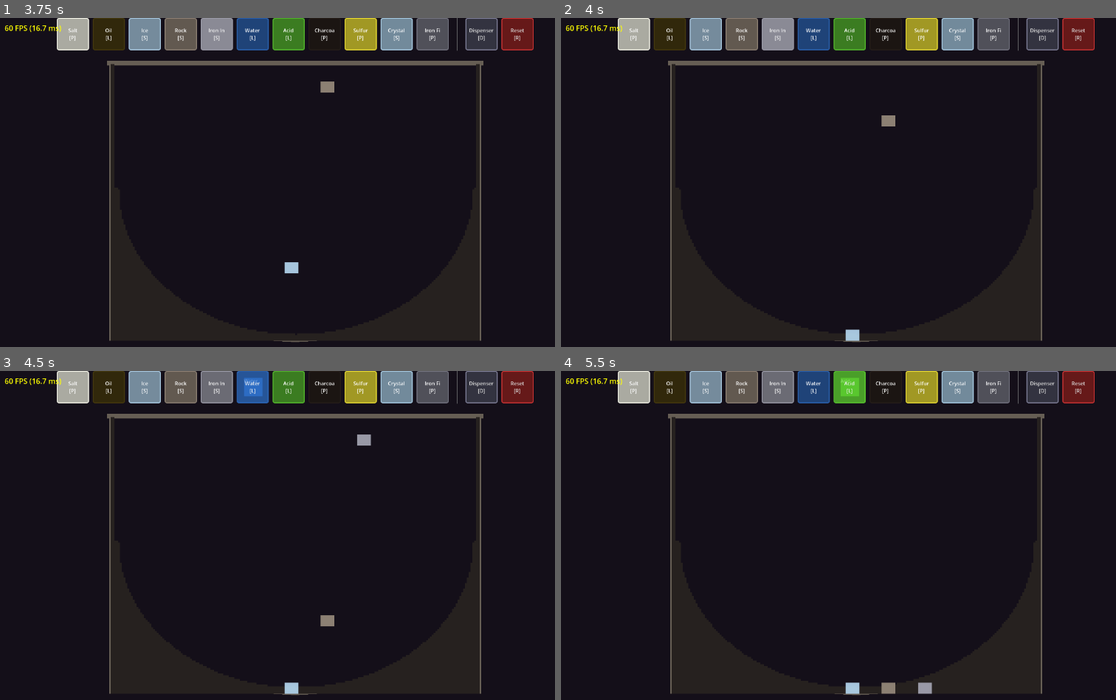
Above: before the commit, frames 1-4 (two rows, left to right).
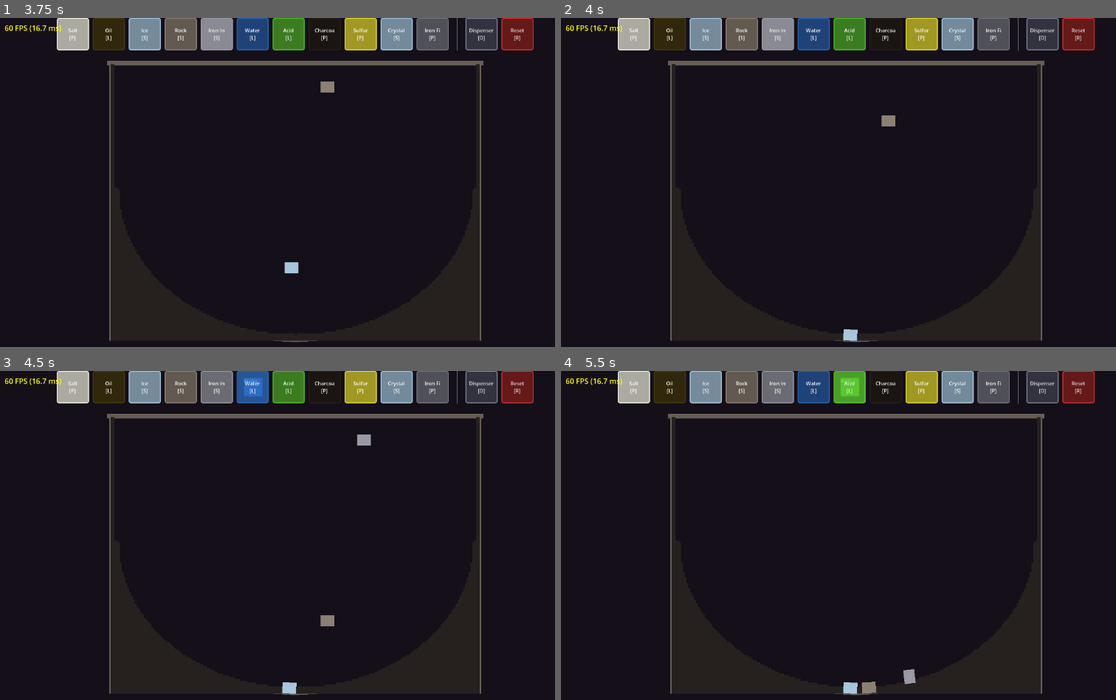
Above: after the commit, the same moments.

Repository: zholobov/alchemy-proto
Game: Godot game, scene res://src/main.tscn
Two runs of this game, one before a commit and one after it. Both use one fixed random seed, a clock stepped at 60 frames per second and the inputs below.
Inputs:
- Up to frame 1 (3.75 s): click "Salt [P]" at 0.5 s; click "Oil [L]" at 1.25 s; click "Ice [S]" at 2 s; click "Rock [S]" at 2.75 s; click "Iron In [S]" at 3.5 s
- Up to frame 2 (4 s): no input
- Up to frame 3 (4.5 s): click "Water [L]" at 4.25 s
- Up to frame 4 (5.5 s): click "Acid [L]" at 5 s

Frame 1 is identical in both runs. In frame 2, less than 0.1% of the frame differs, in the area x 50-54%, y 94-99%; in frame 3, less than 0.1%; in frame 4, 0.4%, in the area x 50-67%, y 90-99%.
Error in both runs: Cannot call method 'buffer_update' on a null value. (res://src/simulation/gpu_simulation.gd:248)

Commit message:
fix: oval collision for rigid bodies + acid dissolves iron ingots

Diff:
--- a/src/main.gd
+++ b/src/main.gd
@@ -83,6 +83,7 @@
 	# Create mediator.
 	mediator = Mediator.new()
 	mediator.setup(receptacle.grid, receptacle.fluid, game_log)
+	mediator.rigid_body_mgr = receptacle.rigid_body_mgr
 
 	# Create fields — all share the same boundary.
 	var gw := Receptacle.GRID_WIDTH
--- a/src/receptacle/receptacle.gd
+++ b/src/receptacle/receptacle.gd
@@ -49,6 +49,7 @@
 	add_child(rigid_body_mgr)
 
 	# Create static collision walls for rigid bodies.
+	# Uses a polygon that follows the oval boundary shape.
 	var walls := StaticBody2D.new()
 	add_child(walls)
 
@@ -56,29 +57,43 @@
 	var h_px := float(GRID_HEIGHT * CELL_SIZE)
 	var wall_thick := 10.0
 
-	# Left wall.
+	# Left wall (straight portion above the oval).
 	var left_col := CollisionShape2D.new()
 	var left_shape := RectangleShape2D.new()
-	left_shape.size = Vector2(wall_thick, h_px)
+	var oval_cy := h_px * 0.45
+	left_shape.size = Vector2(wall_thick, oval_cy)
 	left_col.shape = left_shape
-	left_col.position = Vector2(-wall_thick / 2.0, h_px / 2.0)
+	left_col.position = Vector2(-wall_thick / 2.0, oval_cy / 2.0)
 	walls.add_child(left_col)
 
-	# Right wall.
+	# Right wall (straight portion above the oval).
 	var right_col := CollisionShape2D.new()
 	var right_shape := RectangleShape2D.new()
-	right_shape.size = Vector2(wall_thick, h_px)
+	right_shape.size = Vector2(wall_thick, oval_cy)
 	right_col.shape = right_shape
-	right_col.position = Vector2(w_px + wall_thick / 2.0, h_px / 2.0)
+	right_col.position = Vector2(w_px + wall_thick / 2.0, oval_cy / 2.0)
 	walls.add_child(right_col)
 
-	# Bottom.
-	var bottom_col := CollisionShape2D.new()
-	var bottom_shape := RectangleShape2D.new()
-	bottom_shape.size = Vector2(w_px, wall_thick)
-	bottom_col.shape = bottom_shape
-	bottom_col.position = Vector2(w_px / 2.0, h_px + wall_thick / 2.0)
-	walls.add_child(bottom_col)
+	# Oval bottom — build a chain of segment collision shapes.
+	var cx_px := w_px / 2.0
+	var cy_px := h_px - h_px * 0.45  # Same as _draw() uses.
+	var rx_px := w_px / 2.0
+	var ry_px := h_px * 0.45
+	var segments := 20
+	for i in range(segments):
+		var t1 := float(i) / segments
+		var t2 := float(i + 1) / segments
+		var angle1 := t1 * PI
+		var angle2 := t2 * PI
+		var p1 := Vector2(cx_px - cos(angle1) * rx_px, cy_px + sin(angle1) * ry_px)
+		var p2 := Vector2(cx_px - cos(angle2) * rx_px, cy_px + sin(angle2) * ry_px)
+
+		var seg_col := CollisionShape2D.new()
+		var seg_shape := SegmentShape2D.new()
+		seg_shape.a = p1
+		seg_shape.b = p2
+		seg_col.shape = seg_shape
+		walls.add_child(seg_col)
 
 
 func setup_rigid_bodies() -> void:
--- a/src/simulation/mediator.gd
+++ b/src/simulation/mediator.gd
@@ -7,6 +7,7 @@
 var grid: ParticleGrid
 var fluid: FluidSim
 var game_log: GameLog
+var rigid_body_mgr: RigidBodyMgr
 
 ## Field references for feeding reaction outputs into fields.
 var temperature_field: FieldBase
@@ -33,6 +34,7 @@
 	reactions_this_frame = 0
 	_build_occupied_list()
 	_check_sparse_contacts()
+	_check_rigid_body_contacts()
 	_check_phase_changes_sparse()
 
 
@@ -87,6 +89,60 @@
 			if result.has_reaction():
 				_apply_reaction(x, y, n.x, n.y, result, substance_a, substance_b)
 				reactions_this_frame += 1
+
+
+func _check_rigid_body_contacts() -> void:
+	## Check if rigid bodies are in contact with reactive grid substances.
+	if not rigid_body_mgr:
+		return
+	for body in rigid_body_mgr._bodies.duplicate():  # duplicate() because we may remove during iteration
+		if reactions_this_frame >= MAX_REACTIONS_PER_FRAME:
+			return
+		var body_sub_id: int = body.get_meta("substance_id", 0)
+		var body_sub := SubstanceRegistry.get_substance(body_sub_id)
+		if not body_sub:
+			continue
+
+		# Get grid position of the rigid body center
+		var grid_pos := rigid_body_mgr._screen_to_grid(body.global_position)
+
+		# Check a radius around the body for reactive grid substances
+		var radius := 5
+		var reacted := false
+		for dy in range(-radius, radius + 1):
+			if reacted:
+				break
+			for dx in range(-radius, radius + 1):
+				if dx * dx + dy * dy > radius * radius:
+					continue
+				var nx := grid_pos.x + dx
+				var ny := grid_pos.y + dy
+				var grid_sub_id := grid.get_cell(nx, ny)
+				if grid_sub_id <= 0:
+					continue
+
+				var grid_sub := SubstanceRegistry.get_substance(grid_sub_id)
+				if not grid_sub:
+					continue
+
+				var temp: float = grid.temperatures[grid.idx(nx, ny)] if grid.in_bounds(nx, ny) else 20.0
+
+				# Check reaction: grid substance acting on rigid body substance
+				var result := ReactionRules.evaluate(grid_sub, body_sub, temp, temp)
+				if result.has_reaction() and result.consumed_b:
+					# The rigid body dissolves
+					rigid_body_mgr.dissolve_body(body)
+					_apply_heat(grid_pos.x, grid_pos.y, result.heat_output)
+					if result.gas_produced != "":
+						_spawn_gas(grid_pos.x, grid_pos.y, result.gas_produced)
+					if game_log:
+						game_log.log_event(
+							"%s dissolves %s!" % [grid_sub.substance_name, body_sub.substance_name],
+							Color(1.0, 0.4, 0.1)
+						)
+					reacted = true
+					reactions_this_frame += 1
+					break
 
 
 func _check_phase_changes_sparse() -> void:
